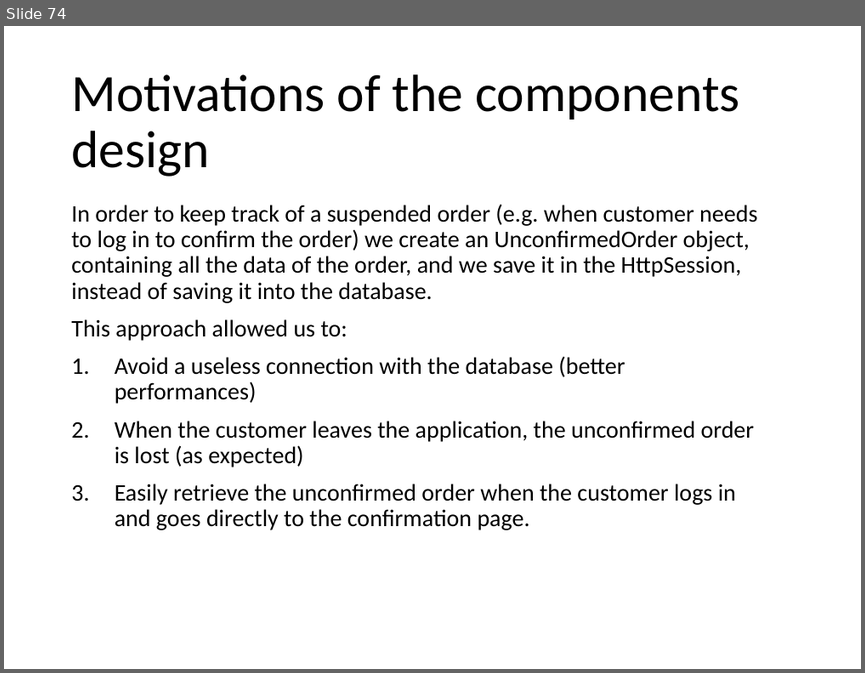
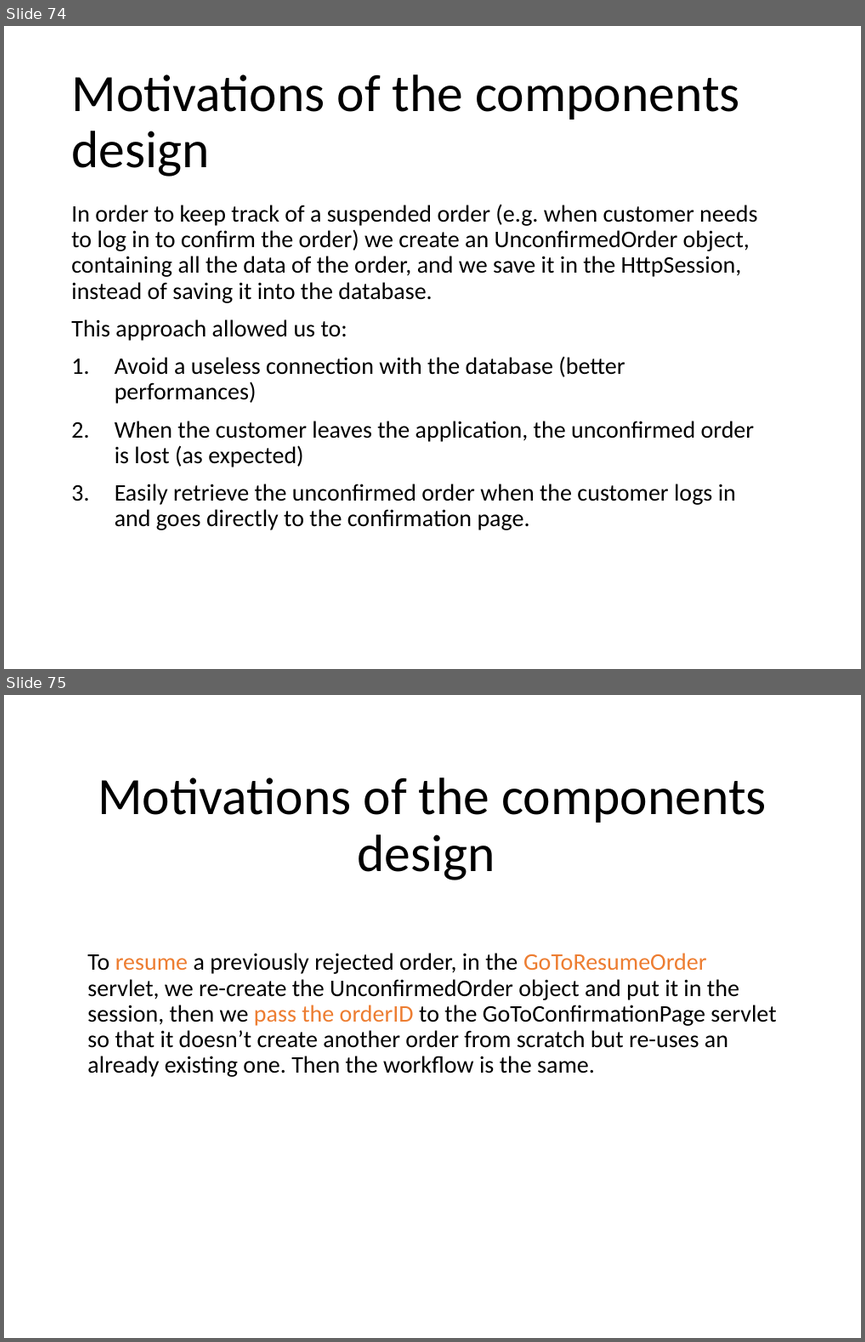
Before and after one commit to andrearestelli/db2-project, a slide deck: docs/documentation.pptx. Shown one above the other, each under a label of ours: slide 74 before the commit, slides 74 and 75 after it. The pictures are 865x673 and 865x1342 pixels, drawn with LibreOffice and Linux fonts; fonts in the diff are those of the drawing. Boxes give left, top, right and bottom in pixels: in the first picture for what was removed or moved away, otherwise in the second. Text is boxed around its words. In the diff, an @@ line names an element or a change of style, - is before the commit and + after.

```diff
--- a/docs/documentation.pptx
+++ b/docs/documentation.pptx
@@ slide 75 added at bbox=[4, 695, 861, 1338], background #FFFFFF @@
@@ title added at bbox=[98, 777, 766, 880], 44 pt, text #000000 @@
+Motivations of the components design
@@ text added at bbox=[87, 953, 776, 1077], 20 pt, text #000000 @@
+To resume a previously rejected order, in the GoToResumeOrder servlet, we re-create the UnconfirmedOrder object and put it in the session, then we pass the orderID to the GoToConfirmationPage servlet so that it doesn’t create another order from scratch but re-uses an already existing one. Then the workflow is the same.
```
Also in this commit, not shown: 3 slides changed.
